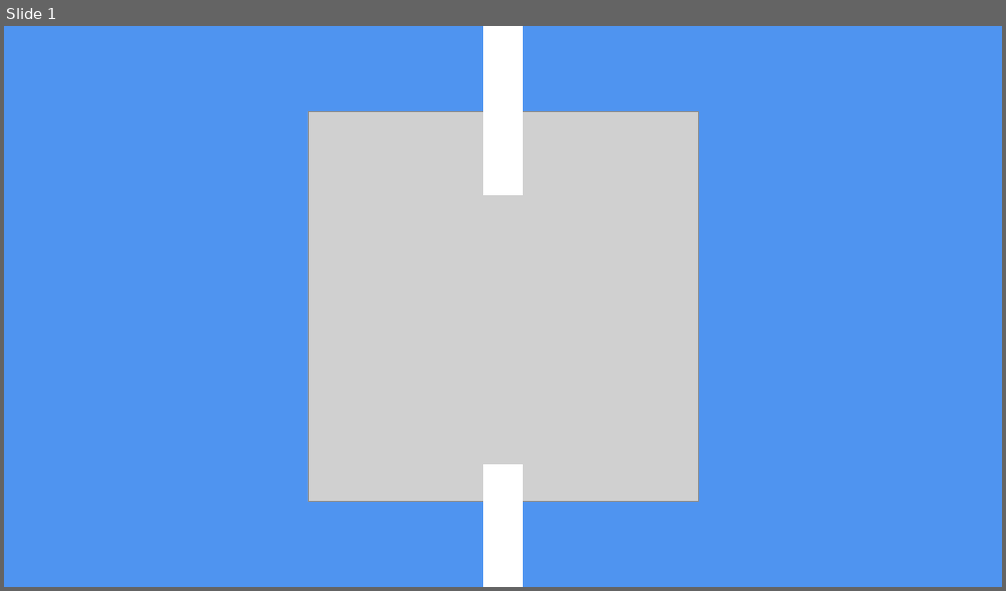
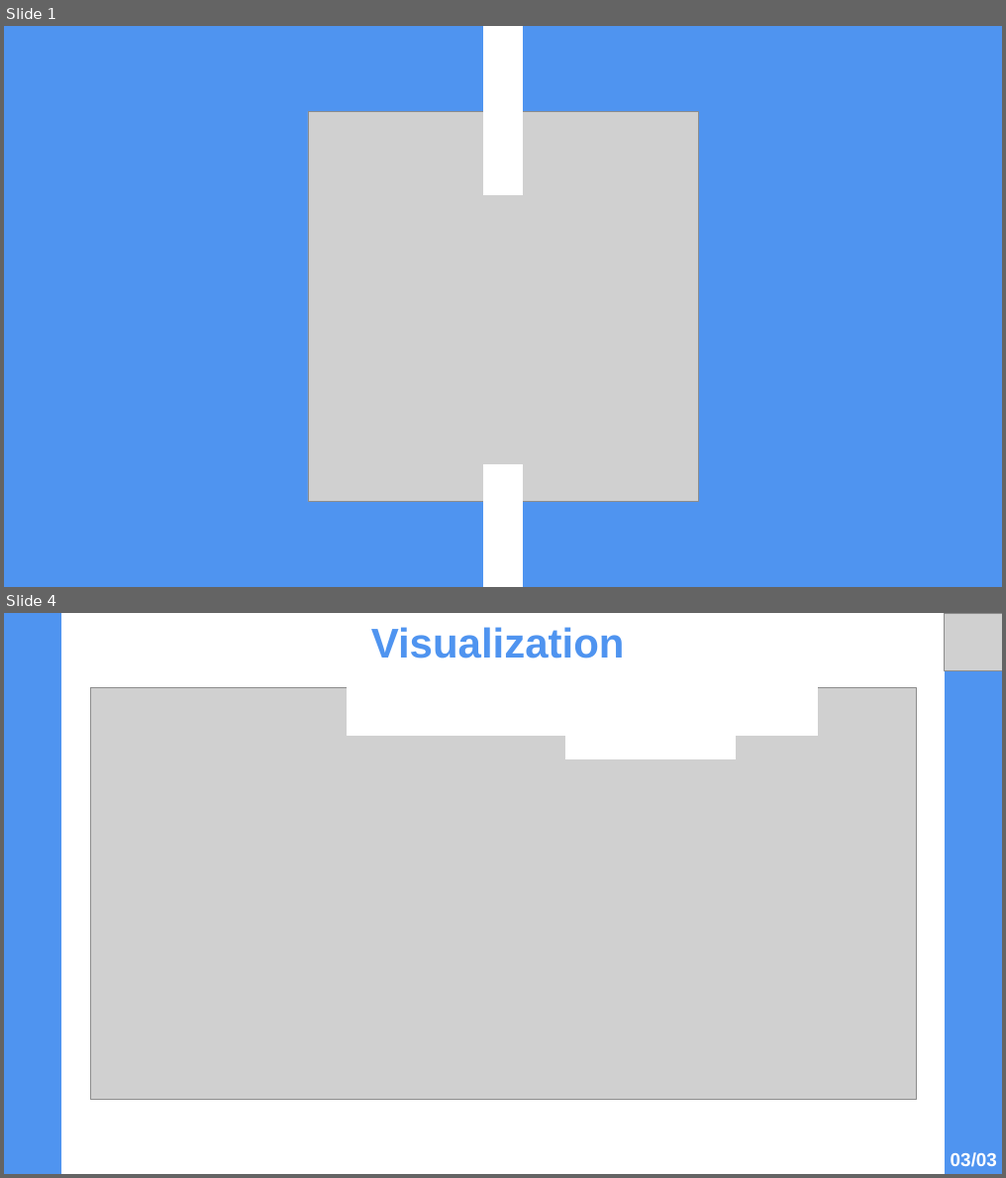
Before and after one commit to EliasDeHondt/ExercisesIndustrialEngineerUniversityAntwerp, a slide deck: DataStructures/Project/Presentation.pptx. Shown one above the other, each under a label of ours: slide 1 before the commit, slides 1 and 4 after it; the slides between them are not shown. The pictures are 1006x591 and 1006x1178 pixels, drawn with LibreOffice and Linux fonts; fonts in the diff are those of the drawing; grey boxes stand for pictures. Boxes give left, top, right and bottom in pixels: in the first picture for what was removed or moved away, otherwise in the second. Text is boxed around its words. In the diff, an @@ line names an element or a change of style, - is before the commit and + after.

```diff
--- a/DataStructures/Project/Presentation.pptx
+++ b/DataStructures/Project/Presentation.pptx
@@ slide 4 added at bbox=[4, 613, 1002, 1174], background #FFFFFF @@
@@ rectangle added at bbox=[4, 613, 62, 1174], fill #4F94F0, outline #4F94F0 1.5 pt @@
@@ rectangle added at bbox=[62, 613, 944, 917], fill #FFFFFF, outline #FFFFFF 1.5 pt @@
@@ text added at bbox=[371, 627, 625, 659], 40 pt, text #4F94F0, bold @@
+Visualization
@@ rectangle added at bbox=[944, 613, 1002, 1174], fill #4F94F0, outline #4F94F0 1.5 pt @@
@@ picture added at bbox=[944, 613, 1002, 670] @@
@@ picture added at bbox=[91, 687, 917, 1100] @@
@@ rectangle added at bbox=[348, 687, 818, 735], fill #FFFFFF, outline #FFFFFF 1.5 pt @@
@@ rectangle added at bbox=[566, 711, 735, 759], fill #FFFFFF, outline #FFFFFF 1.5 pt @@
@@ rectangle added at bbox=[62, 917, 944, 1174], fill #FFFFFF, outline #FFFFFF 1.5 pt @@
@@ text added at bbox=[950, 1153, 997, 1167], 18 pt, text #FFFFFF, bold @@
+03/03
```
Also in this commit, not shown: 3 other slides added, 1 slide removed, 2 other files.
